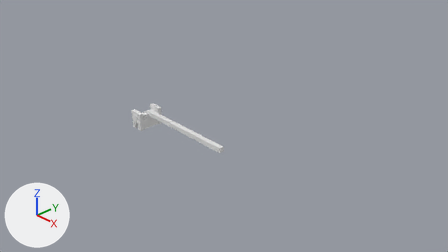
Renders of the Blender file ARIller/Blender/Mühle/Mühle.blend from each side of a commit.
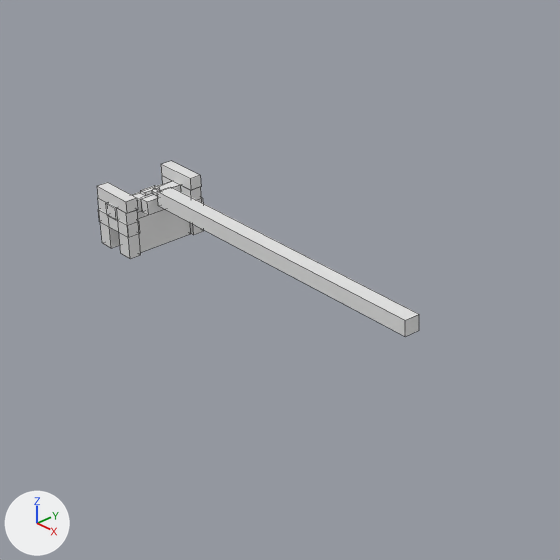
Each version appears first from the file's camera 'Camera', and next in a close-up on the part from 23% to 59% of the width and 23% to 86% of the height. The lights are fixed; the arrows at lower left show +X, +Y and +Z. The close-ups show mesh edges as thin lines. The same objects are shown in both versions, whatever each file hides.

Objects in the first close-up: 'Drehbalken', 'MühleBase'.
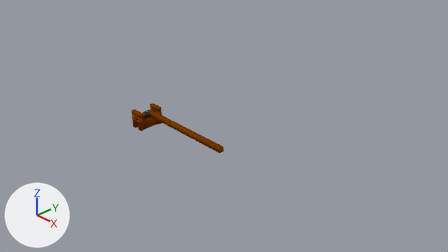
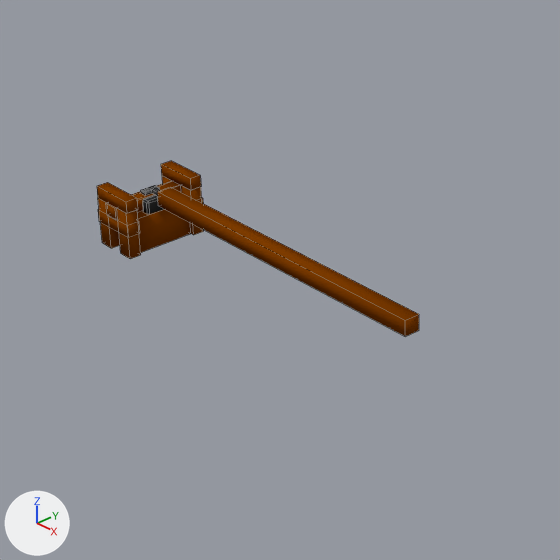
Changed parts and their boxes [x1, y1, x2, y2] in the close-ups (560 x 560 px):
'MühleBase', reshaped, rescaled: [97, 161, 204, 259] in both
part 1 of me_cube_005, added (brown): after [137, 209, 191, 252]
part 2 of me_cube_005, added (brown): after [98, 198, 120, 248]
part 3 of me_cube_005, added (brown): after [117, 209, 141, 259]
part 4 of me_cube_005, added (brown): after [97, 182, 138, 213]
part 5 of me_cube_005, added (brown): after [98, 209, 140, 237]
part 6 of me_cube_005, added: after [181, 186, 204, 235]
part 7 of me_cube_005, added (brown): after [161, 161, 201, 190]
part 8 of me_cube_005, added (brown): after [106, 181, 181, 220]
part 9 of me_cube_005, added: after [143, 195, 164, 214]
part 10 of me_cube_005, deleted: before [97, 161, 204, 259]
part 11 of me_cube_005, deleted: before [137, 209, 191, 252]
part 13 of me_cube_002, recoloured (white to brown): [157, 187, 419, 337] in both

The change, as a diff of the scene's bpy script:
```diff
--- a/ARIller/Blender/Mühle/Mühle.blend.py
+++ b/ARIller/Blender/Mühle/Mühle.blend.py
@@ mat_wood1 @@
+mat_wood1 = diffuse_material('Wood1')
+mat_wood1.base_color = (0.214, 0.0462, 0.0)  # brown #7f3d00
@@ mat_metal @@
+mat_metal = diffuse_material('Metal')
+mat_metal.base_color = (0.147, 0.147, 0.147)  # dark grey #6b6b6b
@@ mat_metal2 @@
+mat_metal2 = diffuse_material('Metal2')
+mat_metal2.base_color = (0.0291, 0.0291, 0.0291)  # black #303030
@@ me_cube_005 @@
 # used by ob_mühlebase; location = (-2.358, 0.0, -0.255); scale = (0.148, 0.239, 0.148)
 # verts and faces of me_cube_005; kept vertices keep their numbers, new ones are numbered from 96
 # before: 0 (-1.0, -1.0, -1.0), 1 (-1.0, -1.0, 0.88), 2 (-1.0, 1.0, -1.0), 3 (-1.0, 1.0, 0.88), 4 (1.0, -1.0, -1.0)
 # before: 5 (1.0, -1.0, 0.88), 6 (1.0, 1.0, -1.0) at pixel (190, 233), 7 (1.0, 1.0, 0.88)
-me_cube_005.from_pydata(...)  # 96 vertices, 74 faces; spans x -1.29..1.26, y -1.47..1.5, z -1.0..2.17
+me_cube_005.from_pydata(...)  # 116 vertices, 94 faces; spans x -0.19..0.19, y -0.35..0.36, z -0.15..0.32
+# me_cube_005 part 1: a new loose piece, a box spanning x -0.15..0.15, y -0.24..0.24, z -0.15..0.13, in mat_wood1 (brown #7f3d00)
+# me_cube_005 part 2: a new loose piece, a box spanning x -0.185..-0.063, y -0.338..-0.243, z -0.149..0.225, in mat_wood1 (brown #7f3d00)
+# me_cube_005 part 3: a new loose piece, a box spanning x 0.057..0.179, y -0.338..-0.243, z -0.149..0.225, in mat_wood1 (brown #7f3d00)
+# me_cube_005 part 4: a new loose piece, a box spanning x -0.187..0.184, y -0.339..-0.243, z 0.224..0.32, in mat_wood1 (brown #7f3d00)
+# me_cube_005 part 5: a new loose piece, a box spanning x -0.191..0.185, y -0.345..-0.242, z 0.033..0.131, in mat_wood1 (brown #7f3d00)
+# me_cube_005 part 6: a new loose piece, a box spanning x 0.058..0.18, y 0.24..0.335, z -0.149..0.225, in mat_wood1 (brown #7f3d00)
+# me_cube_005 part 7: a new loose piece, a box spanning x -0.189..0.182, y 0.239..0.335, z 0.224..0.32, in mat_wood1 (brown #7f3d00)
+# me_cube_005 part 8: a new loose piece of 24 vertices spanning x -0.06..0.06, y -0.35..0.36, z 0.13..0.25
+# me_cube_005 part 9: a new loose piece of 20 vertices spanning x 0.07..0.15, y -0.13..0.13, z 0.13..0.24, in mat_metal2 (black #303030)
+# me_cube_005 part 10: 10 loose pieces with 88 vertices, spanning x -1.29..1.26, y -1.47..1.5, z -1.0..2.17, are deleted
+# me_cube_005 part 11
+delete_vertices([*range(0, 8)])  # with the faces that use them
+# me_cube_005 part 12: the surface is now shaded smooth
+me_cube_005.materials.append(mat_wood1)  # brown #7f3d00
+me_cube_005.materials.append(mat_metal2)  # black #303030
@@ me_cube_002 @@
 me_cube_002.from_pydata(...)  # 22 vertices, 15 faces; spans x -2.3..0.5, y -0.06..0.06, z -0.06..0.06
 # used by ob_drehbalken; location = (0.0, 0.0, 0.0)
+# me_cube_002 part 13: all 7 faces centred in x -2.18..0.5, y -0.06..0.06, z -0.06..0.06 switch from no material to mat_wood1 (brown #7f3d00)
+me_cube_002.materials.append(mat_metal)  # dark grey #6b6b6b
@@ ob_mühlebase @@
 ob_mühlebase.location = (-2.358, 0.0, -0.255)
-ob_mühlebase.scale = (0.148, 0.239, 0.148)
```
